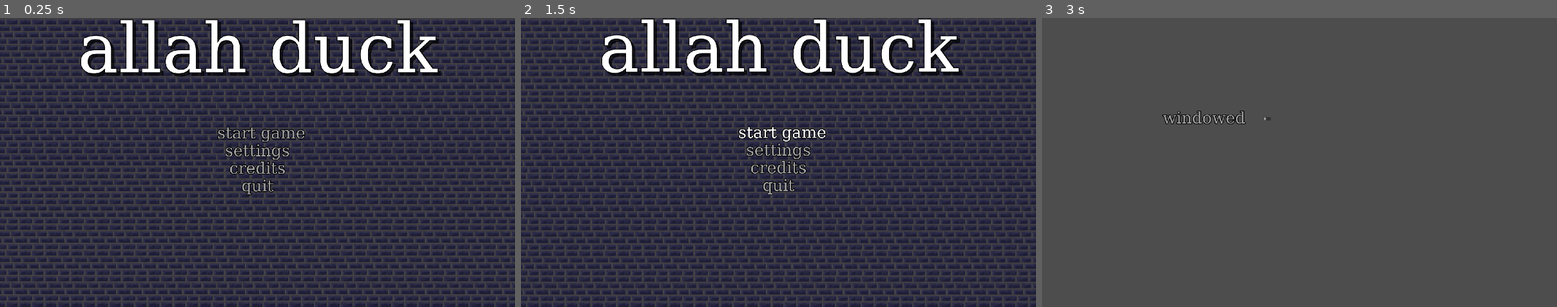
Above: before the commit, frames 1-3 (left to right).
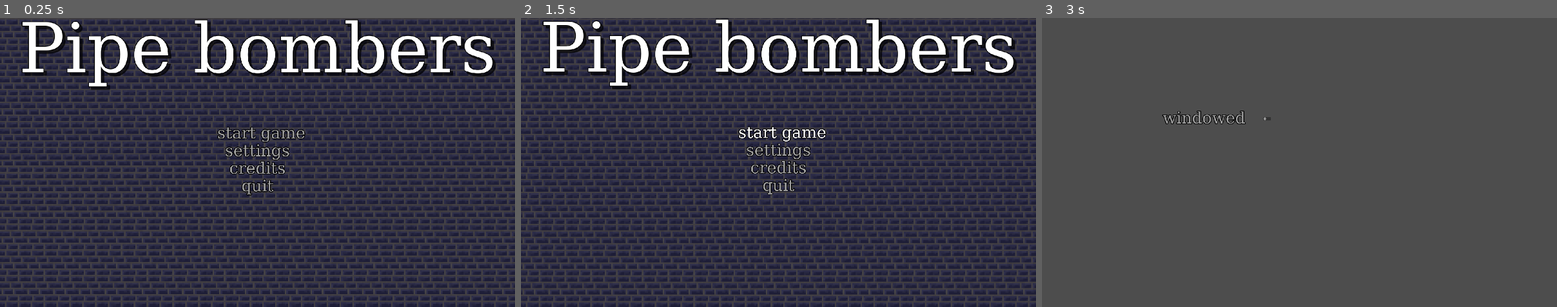
Above: after the commit, the same moments.

Repository: Canapca/NukeDuck
Game: Godot game, scene res://MainMenu/menu.tscn
Two runs of this game, one before a commit and one after it. Both use one fixed random seed, a clock stepped at 60 frames per second and the inputs below.
Inputs:
- Up to frame 1 (0.25 s): no input
- Up to frame 2 (1.5 s): click "start game" at 0.5 s; click "start game" at 1.25 s
- Up to frame 3 (3 s): click "start game" at 2 s; click "settings" at 2.75 s

The runs differ from the first frame. In frame 1, 10% of the frame differs, in the area x 4-97%, y 0-25%; in frame 2, 10%; in frame 3, nothing differs.

Commit message:
Changed the problematic placeholder name in the main menu

Diff:
--- a/project/MainMenu/menu.tscn
+++ b/project/MainMenu/menu.tscn
@@ -128,7 +128,7 @@
 offset_right = 1920.0
 offset_bottom = 280.0
 theme = ExtResource("1_k3u3f")
-text = "allah duck"
+text = "Pipe bombers"
 label_settings = SubResource("LabelSettings_0ytqx")
 horizontal_alignment = 1
 
